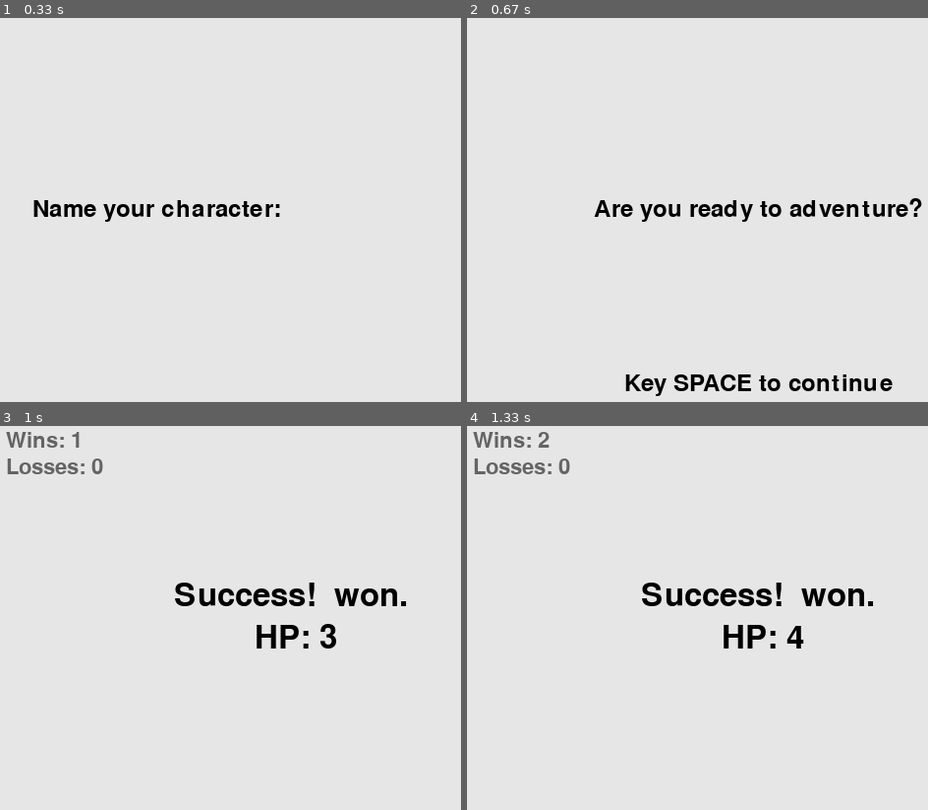
Above: before the commit, frames 1-4 (two rows, left to right).
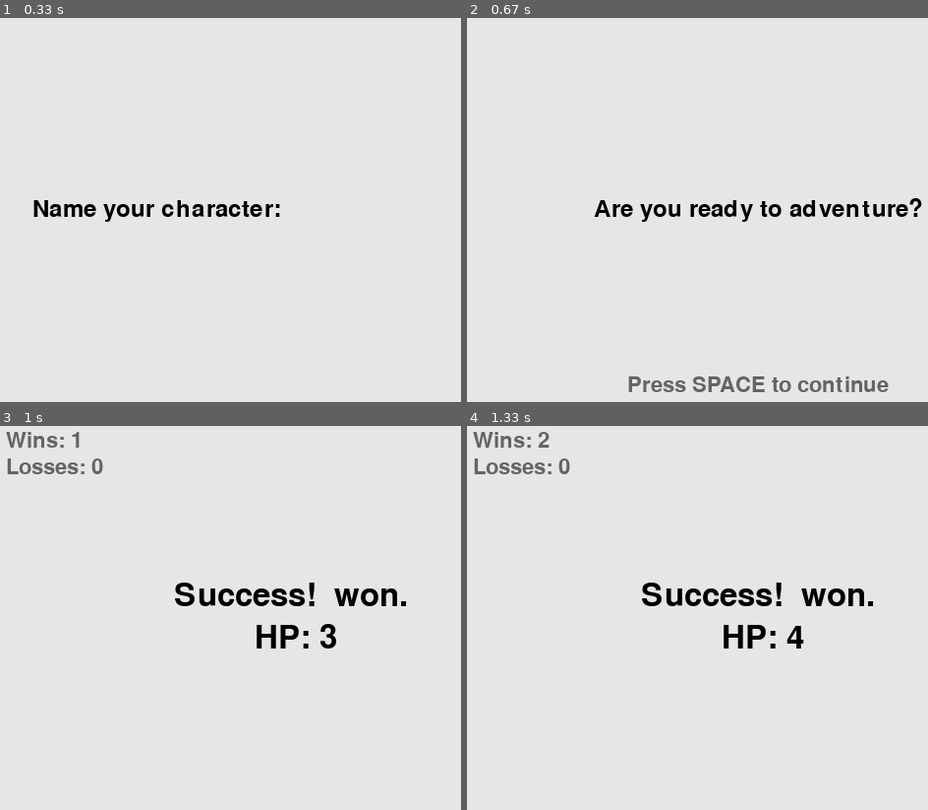
Above: after the commit, the same moments.

Repository: Josef-Gray/adorable-hopelessness
Game: pygame game, started from adhop.py
The game is run twice, just before and just after one commit, with the same random seed, the same clock (stepped at 60 frames per second) and the same inputs.
Inputs:
- Up to frame 1 (0.33 s): no input
- Up to frame 2 (0.67 s): tap Enter at 0.33 s
- Up to frame 3 (1 s): tap Space at 0.67 s
- Up to frame 4 (1.33 s): tap Space at 1.07 s

Frame 1 is identical in both runs. In frame 2, 1.8% of the frame differs, in the area x 34-93%, y 92-99%; in frame 3, nothing differs; in frame 4, nothing differs.

Commit message:
Change 'Press SPACE' font size and color. Move setup code into setup.py.

Diff:
--- a/adhop.py
+++ b/adhop.py
@@ -4,6 +4,7 @@
 import re
 
 import flags
+import setup
 from mission import Mission
 from actor import Avatar
 
@@ -17,66 +18,6 @@
     else:
         stats['losses'] += 1
     return mission_result
-
-
-def draw_name_prompt(screen):
-    """Draw the prompt for name input."""
-    text_color = (0, 0, 0)
-    font = pygame.font.SysFont(None, 36)
-    screen_rect = screen.get_rect()
-
-    msg = "Name your character:"
-
-    # Render msg and position left of center on the screen.
-    msg_image = font.render(msg, True, text_color)
-    msg_image_rect = msg_image.get_rect()
-    msg_image_rect.right = screen_rect.centerx - 10
-    msg_image_rect.centery = screen_rect.centery
-
-    # Draw message.
-    screen.blit(msg_image, msg_image_rect)
-
-
-def draw_name_input(screen, msg):
-    """Draw the name being input."""
-    text_color = (0, 0, 0)
-    font = pygame.font.SysFont(None, 36)
-    screen_rect = screen.get_rect()
-
-    # Render msg and position right of center on the screen.
-    msg_image = font.render(msg, True, text_color)
-    msg_image_rect = msg_image.get_rect()
-    msg_image_rect.left = screen_rect.centerx + 10
-    msg_image_rect.centery = screen_rect.centery
-
-    # Draw message.
-    screen.blit(msg_image, msg_image_rect)
-
-
-def draw_ready_question(screen):
-    """Draw the prompt for game readiness."""
-    text_color = (0, 0, 0)
-    font = pygame.font.SysFont(None, 36)
-    screen_rect = screen.get_rect()
-
-    question = "Are you ready to adventure?"
-    instruct = "Key SPACE to continue"
-
-    # Render question and position in the center of the screen.
-    question_image = font.render(question, True, text_color)
-    question_image_rect = question_image.get_rect()
-    question_image_rect.center = screen_rect.center
-
-    # Render instruction and position at the center bottom of the
-    # screen.
-    instruct_image = font.render(instruct, True, text_color)
-    instruct_image_rect = instruct_image.get_rect()
-    instruct_image_rect.centerx = screen_rect.centerx
-    instruct_image_rect.bottom = screen_rect.bottom - 10
-
-    # Draw messages.
-    screen.blit(question_image, question_image_rect)
-    screen.blit(instruct_image, instruct_image_rect)
 
 
 def draw_results(screen, avatar, mission_result):
@@ -146,52 +87,11 @@
 
     bg_color = (230, 230, 230)
 
-    name_input = ''
-    avatar = None
+    # Set player name
+    avatar = setup.set_player_name(screen, bg_color)
 
-    # Game loop: Input avatar name
-    while avatar is None:
-
-        # Watch for keyboard and mouse events.
-        for event in pygame.event.get():
-            if event.type == pygame.QUIT:
-                sys.exit()
-            elif event.type == pygame.KEYDOWN:
-                # If a "word" character, append to input
-                if re.match(r'\w', event.unicode):
-                    name_input += event.unicode
-                # Backspace deletes the last letter
-                elif event.key == pygame.K_BACKSPACE:
-                    name_input = name_input[:-1]
-                # Return ends name input and creates avatar
-                elif event.key == pygame.K_RETURN:
-                    avatar = Avatar(name_input)
-                    avatar.log_properties()
-
-        # Draw screen objects.
-        screen.fill(bg_color)
-        draw_name_prompt(screen)
-        draw_name_input(screen, name_input)
-
-        # Make the most recently drawn screen visible.
-        pygame.display.flip()
-
-    # Game loop: Ready
-    game_ready = False
-    while not game_ready:
-        for event in pygame.event.get():
-            if event.type == pygame.QUIT:
-                sys.exit()
-            elif event.type == pygame.KEYDOWN:
-                if event.key == pygame.K_SPACE:
-                    game_ready = True
-
-        # Draw screen objects.
-        screen.fill(bg_color)
-        draw_ready_question(screen)
-
-        # Make the most recently drawn screen visible.
-        pygame.display.flip()
+    # Ready to adventure?
+    setup.player_ready(screen, bg_color)
 
     stats = {'wins': 0, 'losses': 0}
     mission = Mission()
--- /dev/null
+++ b/setup.py
@@ -0,0 +1,118 @@
+import sys
+import pygame
+import re
+
+from actor import Avatar
+
+def draw_name_prompt(screen):
+    """Draw the prompt for name input."""
+    text_color = (0, 0, 0)
+    font = pygame.font.SysFont(None, 36)
+    screen_rect = screen.get_rect()
+
+    msg = "Name your character:"
+
+    # Render msg and position left of center on the screen.
+    msg_image = font.render(msg, True, text_color)
+    msg_image_rect = msg_image.get_rect()
+    msg_image_rect.right = screen_rect.centerx - 10
+    msg_image_rect.centery = screen_rect.centery
+
+    # Draw message.
+    screen.blit(msg_image, msg_image_rect)
+
+
+def draw_name_input(screen, msg):
+    """Draw the name being input."""
+    text_color = (0, 0, 0)
+    font = pygame.font.SysFont(None, 36)
+    screen_rect = screen.get_rect()
+
+    # Render msg and position right of center on the screen.
+    msg_image = font.render(msg, True, text_color)
+    msg_image_rect = msg_image.get_rect()
+    msg_image_rect.left = screen_rect.centerx + 10
+    msg_image_rect.centery = screen_rect.centery
+
+    # Draw message.
+    screen.blit(msg_image, msg_image_rect)
+
+
+def draw_ready_question(screen):
+    """Draw the prompt for game readiness."""
+    screen_rect = screen.get_rect()
+
+    # Render question and position in the center of the screen.
+    ready = "Are you ready to adventure?"
+    ready_text_color = (0, 0, 0)
+    ready_font = pygame.font.SysFont(None, 36)
+    ready_image = ready_font.render(ready, True, ready_text_color)
+    ready_image_rect = ready_image.get_rect()
+    ready_image_rect.center = screen_rect.center
+
+    # Render instruction and position at the center bottom of the
+    # screen.
+    inst = "Press SPACE to continue"
+    inst_text_color = (100, 100, 100)
+    inst_font = pygame.font.SysFont(None, 32)
+    inst_image = inst_font.render(inst, True, inst_text_color)
+    inst_image_rect = inst_image.get_rect()
+    inst_image_rect.centerx = screen_rect.centerx
+    inst_image_rect.bottom = screen_rect.bottom - 10
+
+    # Draw messages.
+    screen.blit(ready_image, ready_image_rect)
+    screen.blit(inst_image, inst_image_rect)
+
+
+def set_player_name(screen, bg_color):
+    """Set player name.
+
+    Returns:
+        The player avatar
+    """
+    name_input = ''
+
+    while True:
+        # Watch for keyboard and mouse events.
+        for event in pygame.event.get():
+            if event.type == pygame.QUIT:
+                sys.exit()
+            elif event.type == pygame.KEYDOWN:
+                # If a "word" character, append to input
+                if re.match(r'\w', event.unicode):
+                    name_input += event.unicode
+                # Backspace deletes the last letter
+                elif event.key == pygame.K_BACKSPACE:
+                    name_input = name_input[:-1]
+                # Return ends name input and creates avatar
+                elif event.key == pygame.K_RETURN:
+                    avatar = Avatar(name_input)
+                    avatar.log_properties()
+                    return avatar
+
+        # Draw screen objects.
+        screen.fill(bg_color)
+        draw_name_prompt(screen)
+        draw_name_input(screen, name_input)
+
+        # Make the most recently drawn screen visible.
+        pygame.display.flip()
+
+
+def player_ready(screen, bg_color):
+    """Ask player if ready to play."""
+    while True:
+        for event in pygame.event.get():
+            if event.type == pygame.QUIT:
+                sys.exit()
+            elif event.type == pygame.KEYDOWN:
+                if event.key == pygame.K_SPACE:
+                    return
+
+        # Draw screen objects.
+        screen.fill(bg_color)
+        draw_ready_question(screen)
+
+        # Make the most recently drawn screen visible.
+        pygame.display.flip()
